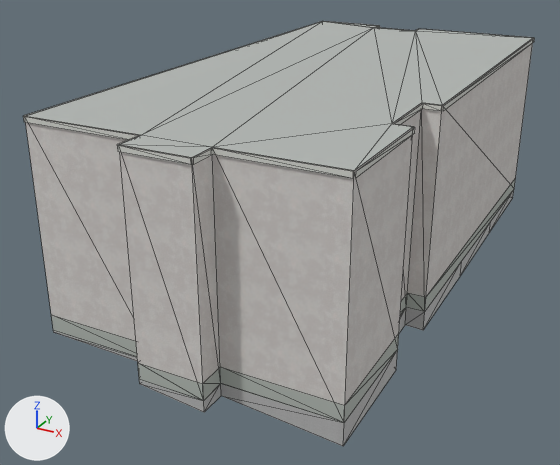
A saved change to the Blender file assets/blender/buildings/osm-way-115973713.blend.
One viewpoint serves both versions: a 50 mm lens placed at (7.57, -16.0, 8.23), pointed at (-0.69, -0.99, 0.72). Every picture has the same lights, and +X, +Y and +Z are marked at lower left. The first picture is the older version. Mesh edges are drawn as thin lines.

The first picture shows 'building foundation 115973713', 'reality 115973713 near reality aged pale plaster', 'reality 115973713 near reality concrete plinth', 'reality 115973713 near reality flat weathered roof', 'reality 115973713 near reality pale aluminum sill'.
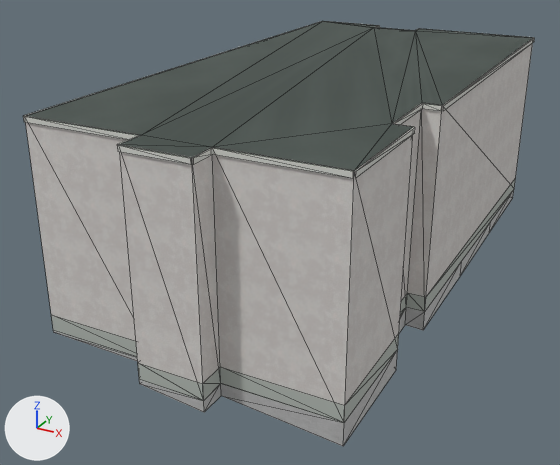
Location of each change, (x1, y1, x2, y2) in pixels of the pictures (560 x 465 px):
'reality 115973713 near reality flat weathered roof', surface changed (darker)
    both: (26, 21, 532, 171)
part 1 of me_reality_115973713_near_reality_pale_aluminum_sill, added
    after: (23, 21, 534, 178)

The change, as a diff of the scene's bpy script:
```diff
--- a/assets/blender/buildings/osm-way-115973713.blend.py
+++ b/assets/blender/buildings/osm-way-115973713.blend.py
@@ img_roof_color_png @@
+img_roof_color_png = load_image('roof-color.png', '../../../public/models/architecture/textures/roof-color.png', 256, 256, 'sRGB')
@@ img_roof_normal_png @@
+img_roof_normal_png = load_image('roof-normal.png', '../../../public/models/architecture/textures/roof-normal.png', 256, 256, 'Non-Color')
@@ mat_reality_flat_weathered_roof @@
 mat_reality_flat_weathered_roof = bpy.data.materials.new('reality flat weathered roof')
-# nodes: BsdfPrincipled, OutputMaterial
-# colours: grey #b3b7b4
+# nodes: BsdfPrincipled, MixRGB, NormalMap, OutputMaterial, TexImage x2
+# colours: white #ffffff
+# uses the picture img_roof_color_png
+# uses the picture img_roof_normal_png
@@ me_reality_115973713_near_reality_pale_aluminum_sill @@
 # used by ob_reality_115973713_near_reality_pale_aluminum_sill; parent = ob_osm_way_115973713; location = (0.0, 0.0, 0.0)
-me_reality_115973713_near_reality_pale_aluminum_sill.from_pydata(...)  # 64 vertices, 32 faces; spans x -3.37..3.36, y -6.73..6.78, z 4.39..4.5
+me_reality_115973713_near_reality_pale_aluminum_sill.from_pydata(...)  # 128 vertices, 64 faces; spans x -3.37..3.36, y -6.73..6.78, z 4.39..4.5
+# me_reality_115973713_near_reality_pale_aluminum_sill part 1: 64 vertices added at x -3.37..3.36, y -6.73..6.78, z 4.5
 me_reality_115973713_near_reality_pale_aluminum_sill.materials.append(mat_reality_pale_aluminum_sill)
```
